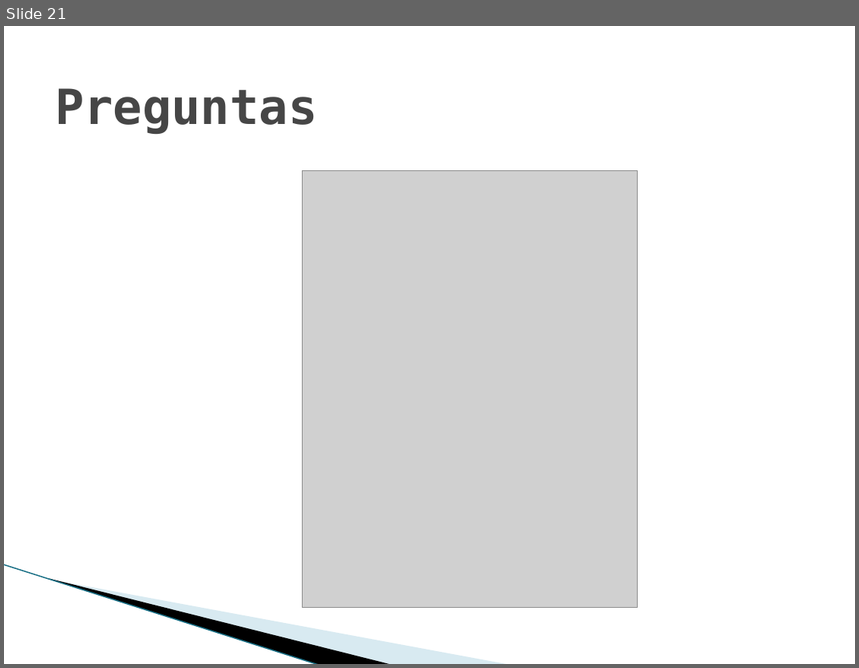
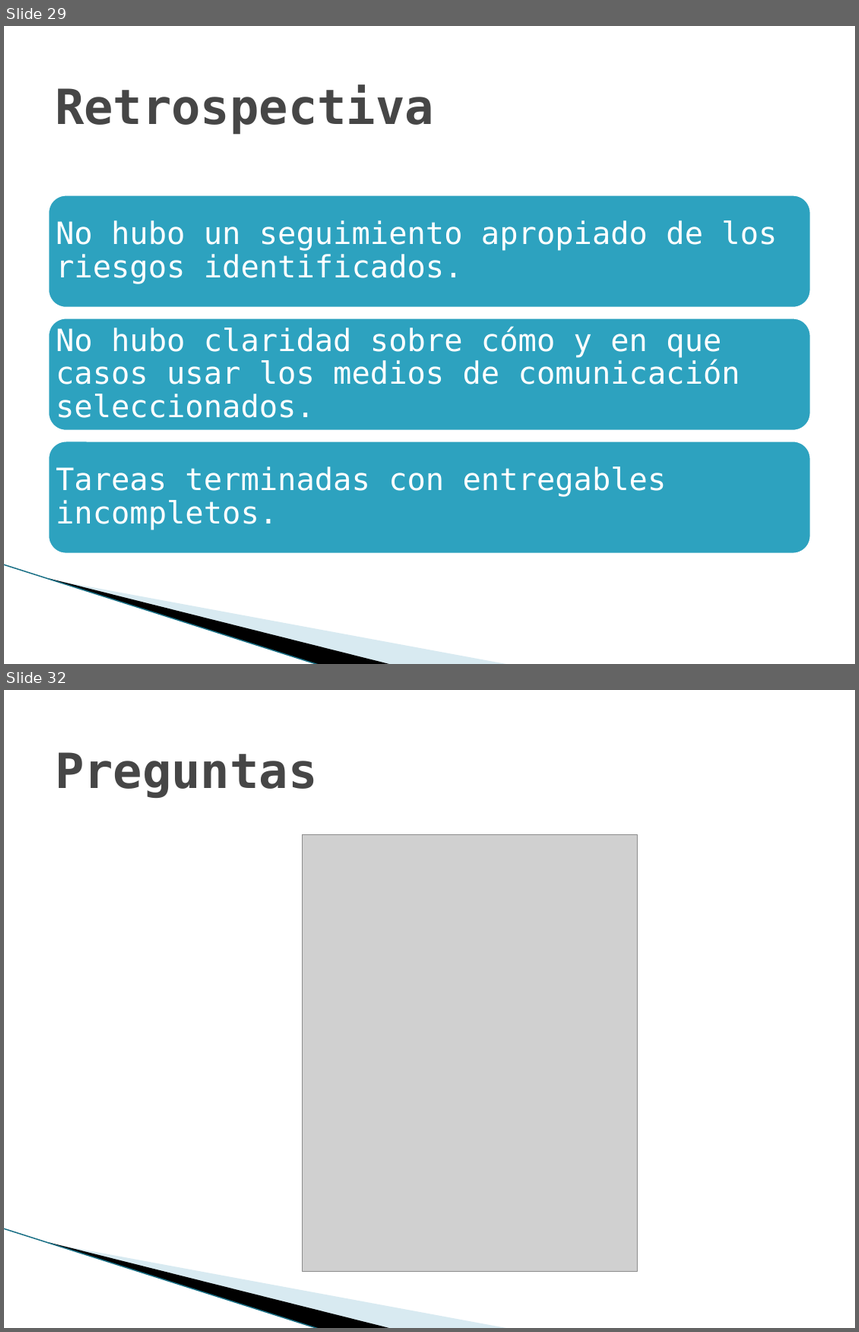
Before and after one commit to jlsarmientoh/tsp_change_counter, a slide deck: docs/NoteBook/Project cycle reports/TSPi – Ciclo 1.pptx. Shown one above the other, each under a label of ours: slide 21 before the commit, slides 29 and 32 after it; the slides between them are not shown. The pictures are 859x668 and 859x1332 pixels, drawn with LibreOffice and Linux fonts; fonts in the diff are those of the drawing; grey boxes stand for pictures; background and template pictures are left out. Boxes give left, top, right and bottom in pixels: in the first picture for what was removed or moved away, otherwise in the second. Text is boxed around its words. In the diff, an @@ line names an element or a change of style, - is before the commit and + after.

```diff
--- a/docs/NoteBook/Project cycle reports/TSPi – Ciclo 1.pptx
+++ b/docs/NoteBook/Project cycle reports/TSPi – Ciclo 1.pptx
@@ slide 29 added at [4, 26, 855, 664], background #FFFFFF; not listed: 3 template elements that a slide beside it also shows @@
@@ title added at [55, 85, 434, 134], 41 pt, text #464646, bold @@
+Retrospectiva
@@ group added at [47, 194, 813, 556]: 3 rounded rectangles, 3 texts @@
+No hubo un seguimiento apropiado de los riesgos identificados.
+No hubo claridad sobre cómo y en que casos usar los medios de comunicación seleccionados.
+Tareas terminadas con entregables incompletos.
@@ what was slide 21 is now slide 32 @@
```
Also in this commit, not shown: 13 other slides added, 3 slides removed, 1 other file.
